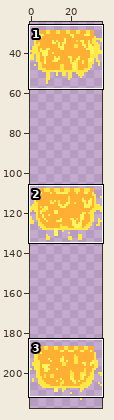
Sprite sheet, stored at NPCs/Bosses/MagmaWormTail.png. Above: a wide view before the commit, with the close-up outlined.
Close-up. Earlier state:
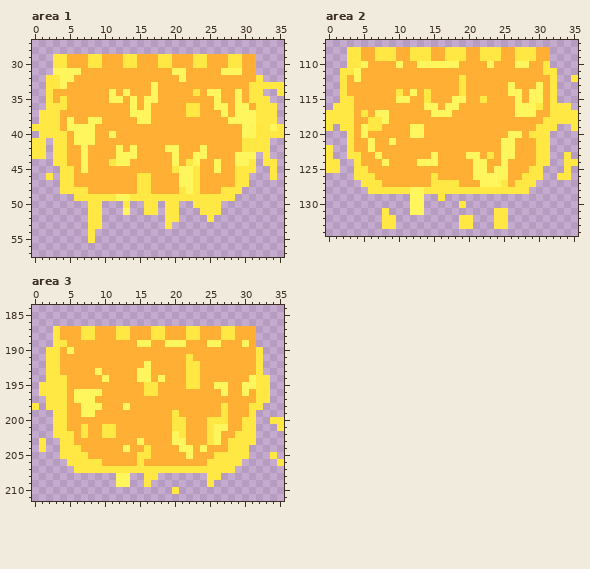
The file is 72x474 pixels, drawn in blocks of 2x2; one block is one cell here. Shown: area 1: x 0..35, y 27..57; area 2: x 0..35, y 107..134; area 3: x 0..35, y 184..211. The wide view leaves out empty margins.
Now the later version:
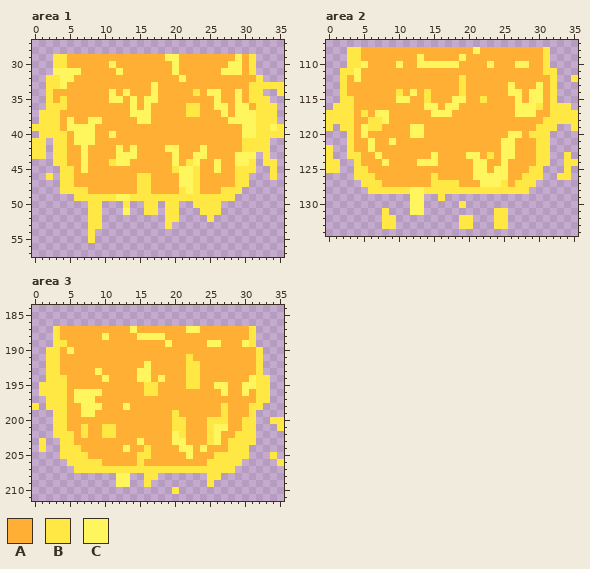
Palette (. is transparent): A #ffb034  B #ffe844  C #fff55c
Changes in this commit:
--- area 1
@@ x 0..35 @@
 28 ....................................
-29 ...BBAAABBAAABBAAABBAAABBAAABBAA....
-30 ...BBAAABBAAABBAAABBAAABBAAABBAA....
-31 ...CCCCAAAAAAAAAAAAACCAAAAACCCAA....
+29 ...BBAAAAAAAAAAAAAACCAAAAAAAACAB....
+30 ...BBAAAAAACAAAAAAAACAAAAAAACCAB....
+31 ...CCCCAAAAACAAAAAAACAAAAAACCCAB....
 32 ..BBCCAAAAAAAAAAAAAAACAAAAAAAAAAB...
--- area 2
@@ x 0..35 @@
 107 ....................................
-108 ...BBAABBBAABBBAABBBAABBBAABBBAA....
-109 ...BBAABBBAABBBAABBBAABBBAABBBAA....
+108 ...BBAAAAAAAAAAAAAAAACAAAAAAAAAB....
+109 ...BBAAAAAAAACAAAAACAAAAAAAAAAAB....
 110 ...BBCAAAACAACCCCCCAAAACAAACCAAB....
--- area 3
@@ x 0..35 @@
 186 ....................................
-187 ...BAAABBAAABBAAABBAAABBAAABBAAA....
-188 ...BAAABBAAABBAAABBAAABBAAABBAAA....
-189 ...BBAAAAAAAAAACCAACCCAAACCAAACA....
+187 ...BAAAAAAAAAACAAAAAAACCAAAAAAAB....
+188 ...BAAAAAACAAAACCCCAAAAAAAAAAAAB....
+189 ...BBAAAAAAAAAAAAAACAAAAACCAAACB....
 190 ..BBACAAAAAAAAAAAAAAAAAAAAAAAAAAB...
Where, in picture pixels (left, top, right, bottom), the same in both close-ups:
changed: (88, 54, 137, 75)
changed: (158, 54, 256, 75)
changed: (375, 47, 550, 61)
changed: (81, 326, 200, 347)
changed: (221, 326, 256, 347)
